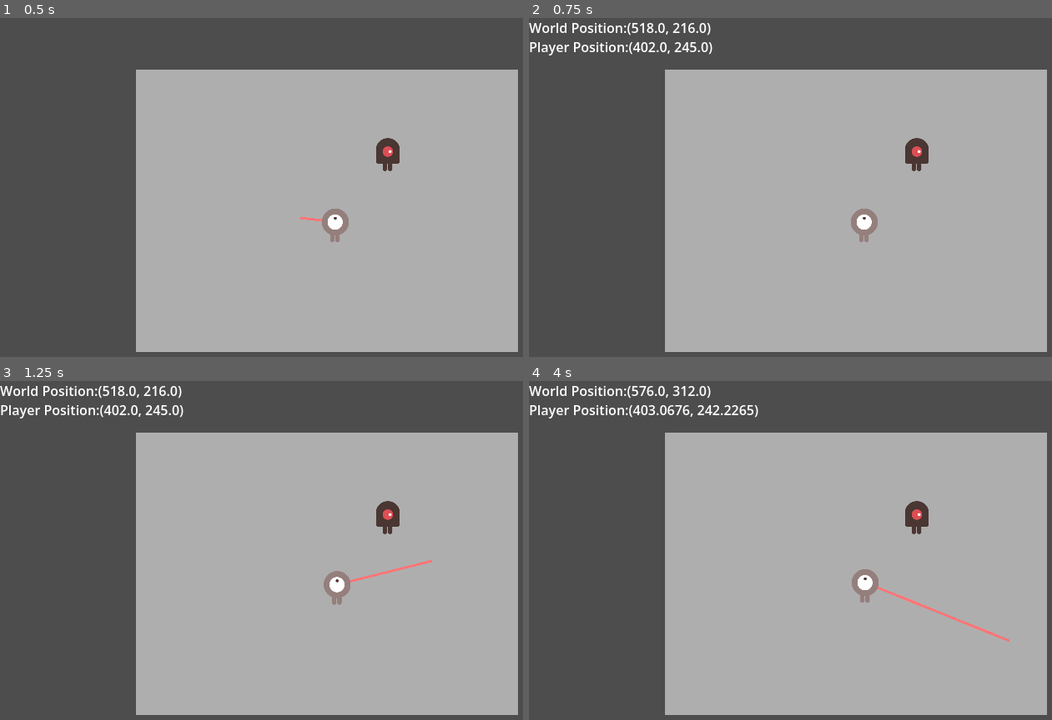
Above: before the commit, frames 1-4 (two rows, left to right).
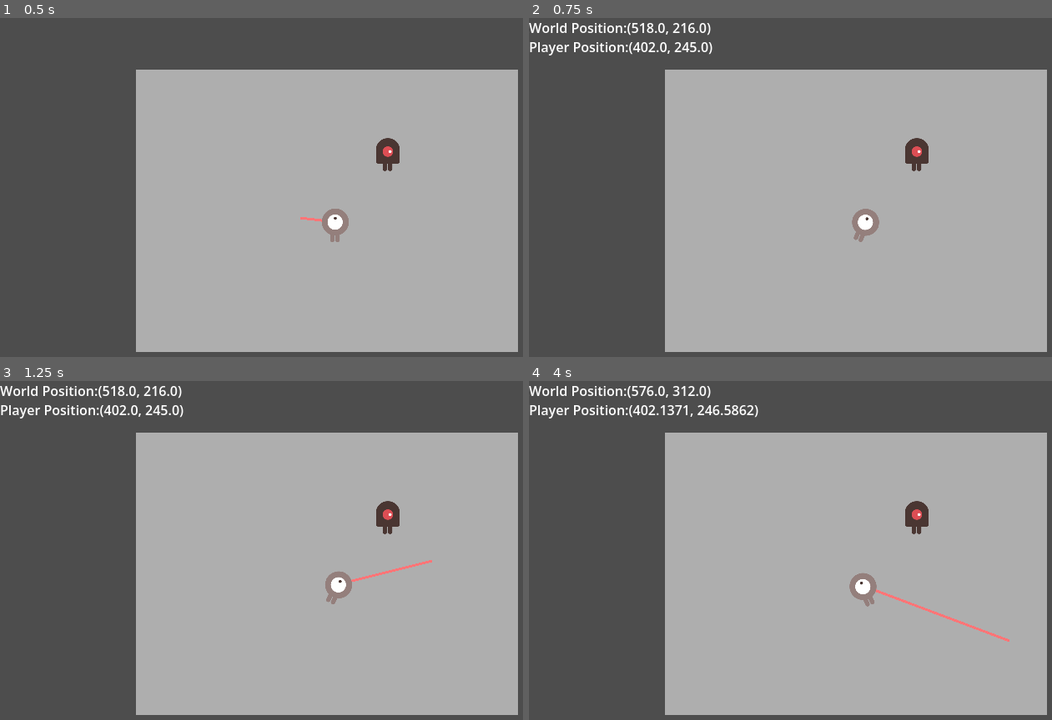
Above: after the commit, the same moments.

Repository: arrrr110/strike-shard
Game: Godot game, scene res://sences/main.tscn
Same seed, same stepped clock (60 frames per second), same inputs: the game is played once before the commit and once after it.
Inputs (mouse positions are in pixels of both pictures, inside the frame that each line leads up to):
- Up to frame 1 (0.5 s): no input
- Up to frame 2 (0.75 s): tap Enter at 0.5 s; move the mouse to (963, 197) at 0.52 s; hold Right (ui_right) from 0.53 s (still down); click (963, 197) at 0.67 s
- Up to frame 3 (1.25 s): keep holding Right (ui_right)
- Up to frame 4 (4 s): tap Space at 1.25 s; move the mouse to (706, 601) at 1.27 s; release Right (ui_right) at 1.28 s; hold Left (ui_left) 1.28-2.03 s; move the mouse to (889, 492) at 2.02 s; hold Right (ui_right) 2.03-2.78 s; move the mouse to (800, 662) at 2.77 s; hold Up (ui_up) 2.78-3.53 s; click (800, 662) at 2.92 s; tap Enter at 3.5 s; move the mouse to (1010, 642) at 3.52 s; hold Left (ui_left) from 3.53 s (still down)

Frame 1 is identical in both runs. In frame 2, 0.1% of the frame differs, in the area x 61-67%, y 56-67%; in frame 3, 0.1%; in frame 4, 0.7%, in the area x 22-92%, y 7-77%.

Commit message:
调整碰撞机制

Diff:
--- a/scripts/player.gd
+++ b/scripts/player.gd
@@ -26,6 +26,14 @@
 ## 兜底：球一直不停时最多锁这么久（0 = 不设上限）
 @export var max_lock_time: float = 6.0
 
+@export_group("贴图倾斜（不倒翁）")
+## 每 1 rad/s 自转对应多少弧度倾斜：越大倾得越明显
+@export var tilt_per_spin: float = 0.06
+## 最大倾斜角度
+@export_range(0.0, 90.0, 1.0) var max_tilt_deg: float = 25.0
+## 倾斜跟随 / 回正的速度：越大回正越快
+@export_range(1.0, 60.0, 1.0) var tilt_stiffness: float = 14.0
+
 var thrust = Vector2(0, -250)
 var torque = 20000
 
@@ -34,8 +42,13 @@
 var locked := false            # 球还在运动：禁止画线
 var lock_armed := false        # 冲量生效、速度真的起来后才置 true
 var lock_time := 0.0
+var tilt := 0.0                # 贴图当前倾斜（弧度），0 = 正朝上
 var aim_target := Vector2.ZERO # 瞄准终点（世界坐标），鼠标出界时保留上一次的值
 
+@onready var sprite: AnimatedSprite2D = $AnimatedSprite2D
+@onready var sprite_base_rotation: float = sprite.rotation # 场景里设的基准朝向（Mob 被覆盖成 -90°）
+@onready var sprite_base_position: Vector2 = sprite.position
+@onready var max_tilt: float = deg_to_rad(max_tilt_deg)
 @onready var line_2d := get_node_or_null("../AimLine") as Line2D
 @onready var idle_color: Color = line_2d.default_color if line_2d != null else Color.WHITE
 @onready var idle_width: float = line_2d.width if line_2d != null else 1.0
@@ -55,6 +68,7 @@
 			locked = false
 
 	_update_line()
+	_update_sprite_tilt(delta)
 
 func _input(event: InputEvent) -> void:
 	if not controllable:
@@ -117,6 +131,18 @@
 		line_2d.to_local(end),
 	])
 
+## 不倒翁贴图：抵消刚体的自转，只按"自转趋势"左右倾斜，转停了自己回正朝上。
+## 刚体照样在物理世界里转（碰撞/摩擦需要），只是视觉上不让它跟着翻。
+func _update_sprite_tilt(delta: float) -> void:
+	# 顺时针（angular_velocity > 0）向右倾，逆时针向左倾；角度上限由 max_tilt 夹住
+	var target := clampf(angular_velocity * tilt_per_spin, -max_tilt, max_tilt)
+	# 指数平滑：帧率无关，且自带"回正时略有惯性"的不倒翁感
+	tilt = lerpf(tilt, target, 1.0 - exp(-tilt_stiffness * delta))
+
+	sprite.rotation = sprite_base_rotation - rotation + tilt
+	# 位置偏移也要抵消父节点旋转，否则贴图会绕着球心画一个 4px 的圈
+	sprite.position = sprite_base_position.rotated(-rotation)
+
 func _integrate_forces(state: PhysicsDirectBodyState2D) -> void:
 	# 恒定减速（滚动阻力）：与速度无关，减到 0 就精确停住，不像阻尼那样留一条长尾
 	var velocity := state.linear_velocity
--- a/sences/player.tscn
+++ b/sences/player.tscn
@@ -41,7 +41,6 @@
 physics_material_override = SubResource("PhysicsMaterial_5s88j")
 gravity_scale = 0.0
 linear_damp_mode = 1
-lock_rotation = true
 script = ExtResource("1_5s88j")
 
 [node name="CollisionShape2D" type="CollisionShape2D" parent="." unique_id=32226104]
Binary file added: dodge_the_creeps_2d_assets/Tiny Swords (Update 010)/Deco/01.png
Not shown, added: dodge_the_creeps_2d_assets/Tiny Swords (Update 010)/Deco/01.png.import
Binary file added: dodge_the_creeps_2d_assets/Tiny Swords (Update 010)/Deco/02.png
Not shown, added: dodge_the_creeps_2d_assets/Tiny Swords (Update 010)/Deco/02.png.import
Binary file added: dodge_the_creeps_2d_assets/Tiny Swords (Update 010)/Deco/03.png
Not shown, added: dodge_the_creeps_2d_assets/Tiny Swords (Update 010)/Deco/03.png.import
Binary file added: dodge_the_creeps_2d_assets/Tiny Swords (Update 010)/Deco/04.png
Not shown, added: dodge_the_creeps_2d_assets/Tiny Swords (Update 010)/Deco/04.png.import
Binary file added: dodge_the_creeps_2d_assets/Tiny Swords (Update 010)/Deco/05.png
Not shown, added: dodge_the_creeps_2d_assets/Tiny Swords (Update 010)/Deco/05.png.import
Binary file added: dodge_the_creeps_2d_assets/Tiny Swords (Update 010)/Deco/06.png
Not shown, added: dodge_the_creeps_2d_assets/Tiny Swords (Update 010)/Deco/06.png.import
(and 477 more such lines)
